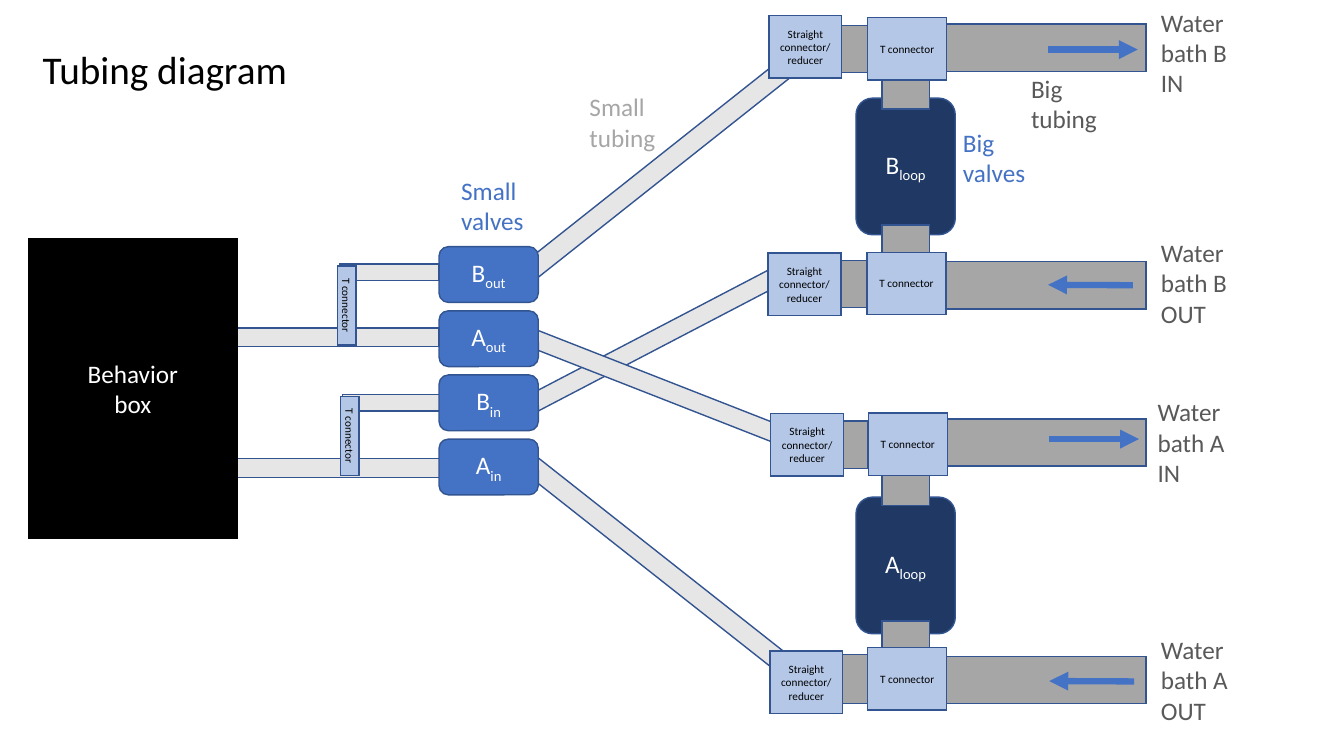
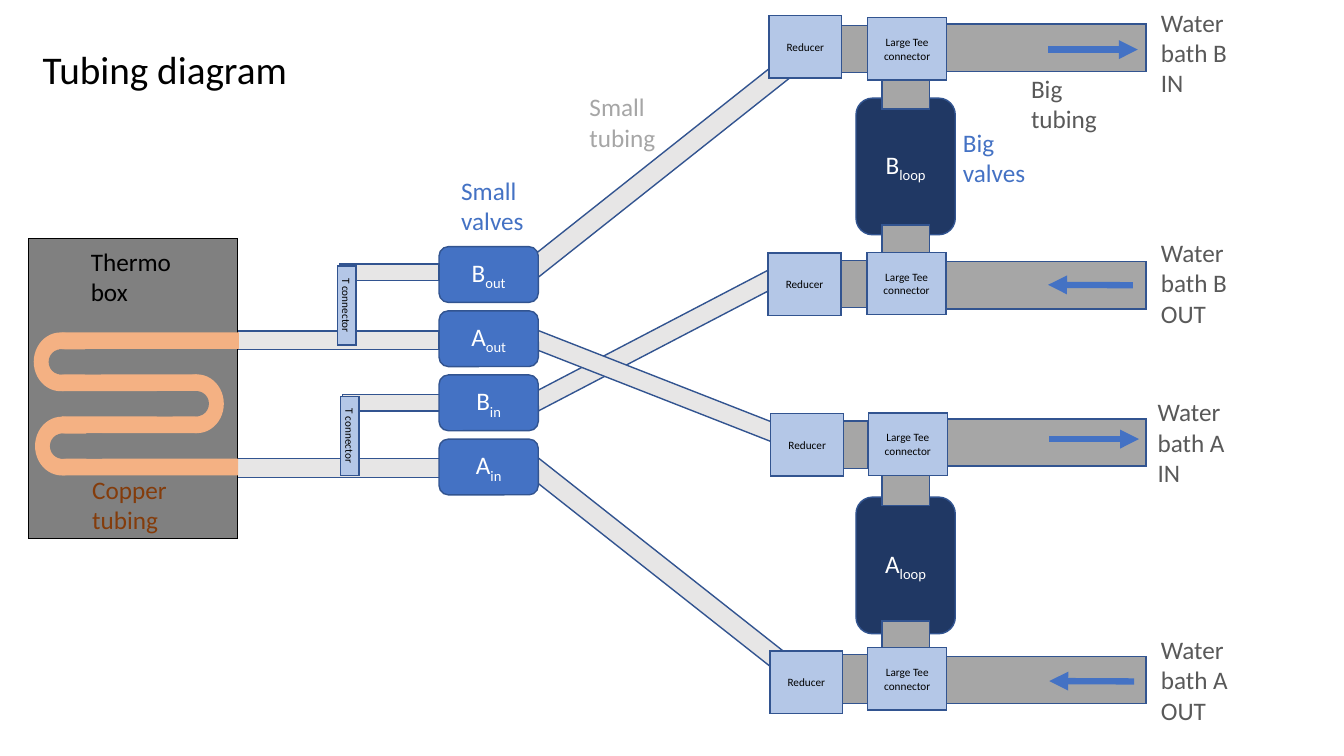
Before and after one commit to misaacson01/Operant_Temp_Assay_V2, a slide deck: slide 1 of docs/Thermo Assay V2 Diagrams.pptx. Drawn at 1344x756 pixels with LibreOffice and Linux fonts; fonts in the diff are those of the drawing. Boxes give left, top, right and bottom in pixels: in the first picture for what was removed or moved away, otherwise in the second. Text is boxed around its words. In the diff, an @@ line names an element or a change of style, - is before the commit and + after.

Commit message:
Updated tubing and valves

```diff
--- a/docs/Thermo Assay V2 Diagrams.pptx
+++ b/docs/Thermo Assay V2 Diagrams.pptx
@@ text in rectangle at (787,43,825,51): text changed @@
-Straight connector/reducer
+Reducer
@@ text in rectangle at (884,38,930,60): text changed @@
-T connector
+Large Tee connector
@@ rectangle at (28,239,238,539): fill #000000 to #808080 @@
@@ text added at (91,253,171,301), 18 pt, text #000000 @@
+Thermo box
@@ text in rectangle at (786,280,824,288): text changed @@
-Straight connector/reducer
+Reducer
@@ text in rectangle at (883,273,929,294): text changed @@
-T connector
+Large Tee connector
@@ ellipse added at (33,333,87,391), fill #F4B183 @@
@@ ellipse added at (48,350,73,375), fill #808080 @@
@@ rectangle added at (59,350,101,375), fill #808080 @@
@@ rectangle added at (62,333,239,349), fill #F4B183 @@
@@ rectangle: place and size @@
-rectangle at (227,328,439,347)
+rectangle at (227,332,439,351)
@@ rectangle added at (62,374,197,391), fill #F4B183 @@
@@ text in rectangle at (88,365,178,413): text removed @@
-Behavior
-box
@@ ellipse added at (170,374,224,433), fill #F4B183 @@
@@ ellipse added at (35,416,89,475), fill #F4B183 @@
@@ rectangle added at (62,416,197,434), fill #F4B183 @@
@@ rectangle added at (157,391,199,416), fill #808080 @@
@@ ellipse added at (185,391,209,416), fill #808080 @@
@@ ellipse added at (50,434,75,459), fill #808080 @@
@@ rectangle added at (60,434,102,459), fill #808080 @@
@@ text in rectangle at (788,441,826,449): text changed @@
-Straight connector/reducer
+Reducer
@@ text in rectangle at (885,433,931,455): text changed @@
-T connector
+Large Tee connector
@@ rectangle added at (62,459,238,476), fill #F4B183 @@
@@ text added at (92,483,166,533), 18 pt, text #843C0B @@
+Copper tubing
@@ text in rectangle at (788,678,826,686): text changed @@
-Straight connector/reducer
+Reducer
@@ text in rectangle at (884,668,930,690): text changed @@
-T connector
+Large Tee connector
```
Also in this commit, not shown: 1 other file.
